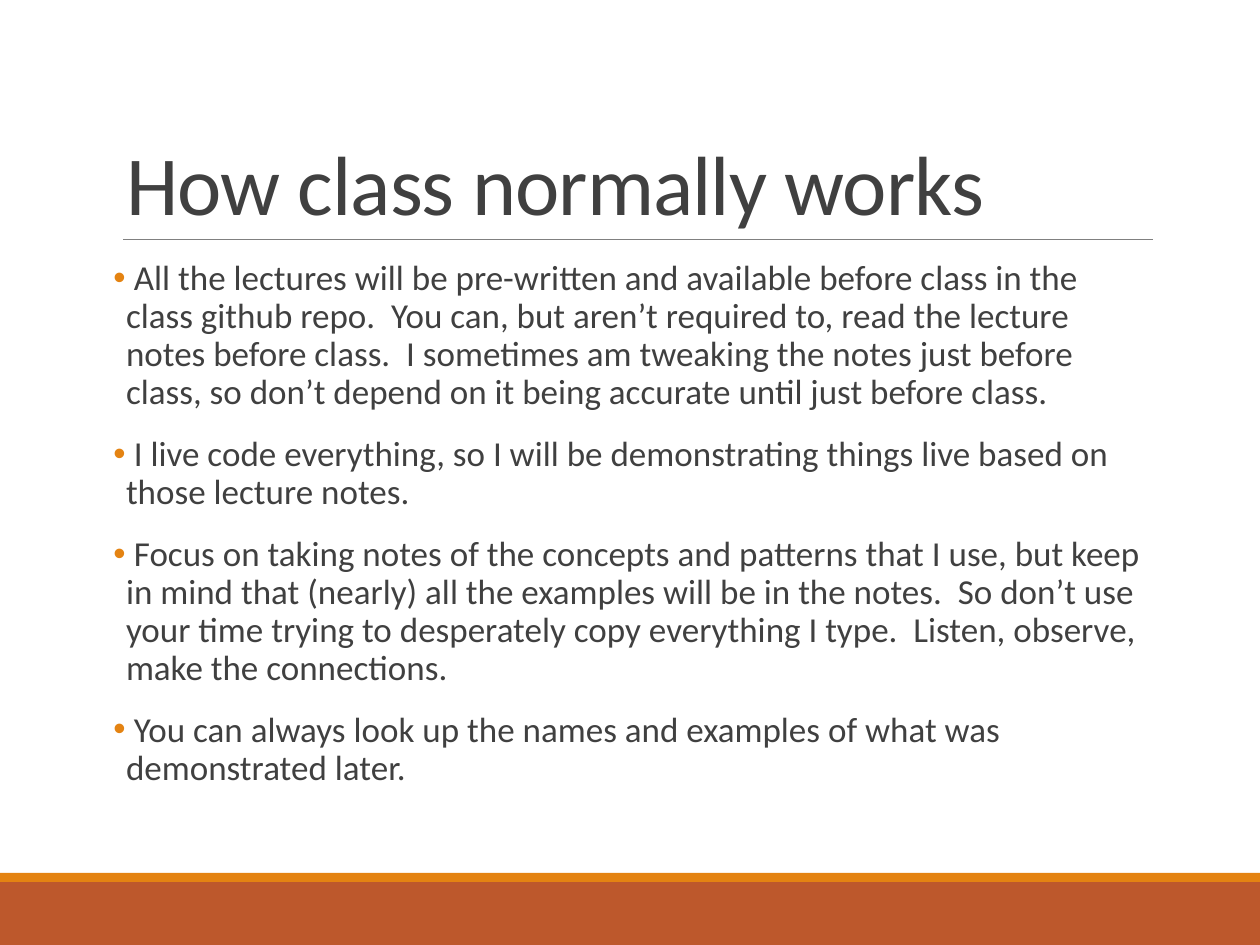
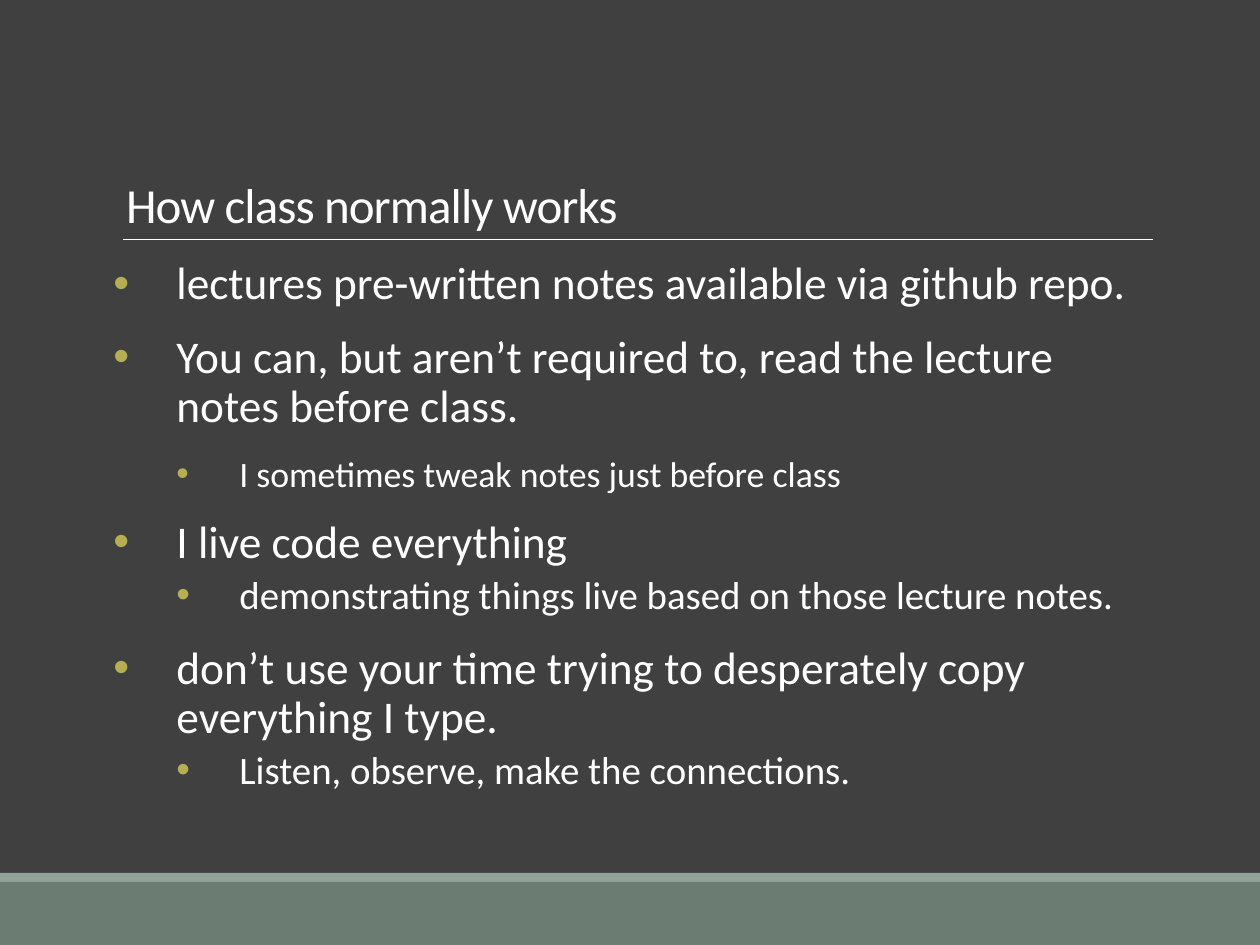
Before and after one commit to elliewix/IS-452-Spring2019, a slide deck: slide 16 of SUMMER2018-Lectures/IS452Fall2017Week01.pptx (slide 14 before the commit). Drawn at 1260x945 pixels with LibreOffice and Linux fonts; fonts in the diff are those of the drawing. Boxes give left, top, right and bottom in pixels: in the first picture for what was removed or moved away, otherwise in the second. Text is boxed around its words. In the diff, an @@ line names an element or a change of style, - is before the commit and + after.

Commit message:
PPT!

```diff
--- a/SUMMER2018-Lectures/IS452Fall2017Week01.pptx
+++ b/SUMMER2018-Lectures/IS452Fall2017Week01.pptx
@@ background #FFFFFF to #404040 @@
@@ title "How class normally works" at (126, 189, 618, 231): size 48 to 28 pt, text colour #404040 to #FFFFFF @@
@@ line (123, 239) - (1153, 239): stroke #808080 0.5 pt to #FFFFFF 0.5 pt @@
@@ text at (176, 267, 1125, 789): text changed; size 20 to 25.9 pt; text colour #404040 to #FFFFFF @@
-• All the lectures will be pre-written and available before class in the class github repo. You can, but aren’t required to, read the lecture notes before class. I sometimes am tweaking the notes just before class, so don’t depend on it being accurate until just before class.
-• I live code everything, so I will be demonstrating things live based on those lecture notes.
-• Focus on taking notes of the concepts and patterns that I use, but keep in mind that (nearly) all the examples will be in the notes. So don’t use your time trying to desperately copy everything I type. Listen, observe, make the connections.
-• You can always look up the names and examples of what was demonstrated later.
+• lectures pre-written notes available via github repo.
+• You can, but aren’t required to, read the lecture notes before class.
+• I sometimes tweak notes just before class
+• I live code everything
+  • demonstrating things live based on those lecture notes.
+• don’t use your time trying to desperately copy everything I type.
+  • Listen, observe, make the connections.
@@ rectangle at (0, 882, 1260, 945): fill #BD582C to #6B7D72 @@
@@ rectangle at (0, 873, 1260, 882): fill #E48312 to #93A299 @@
```
Also in this commit, not shown: 41 other slides changed, 2 slides added, 1 other file.
